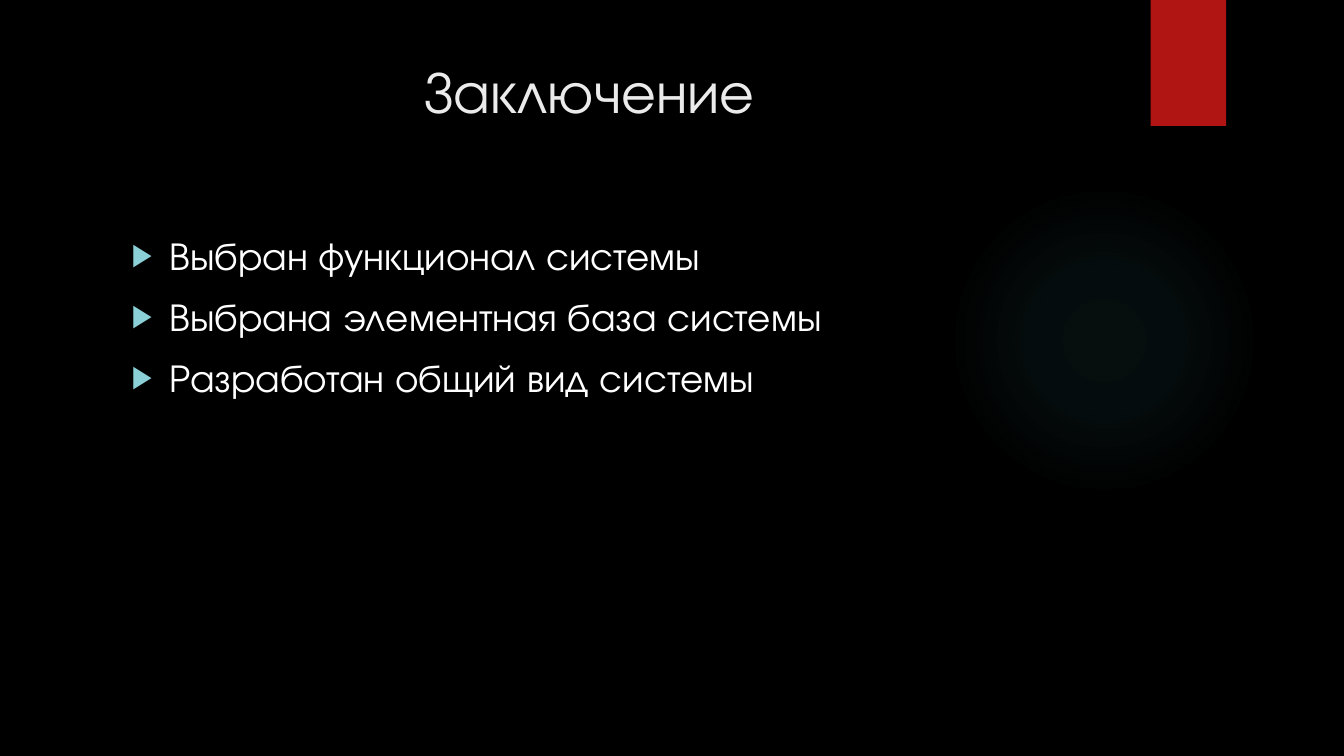
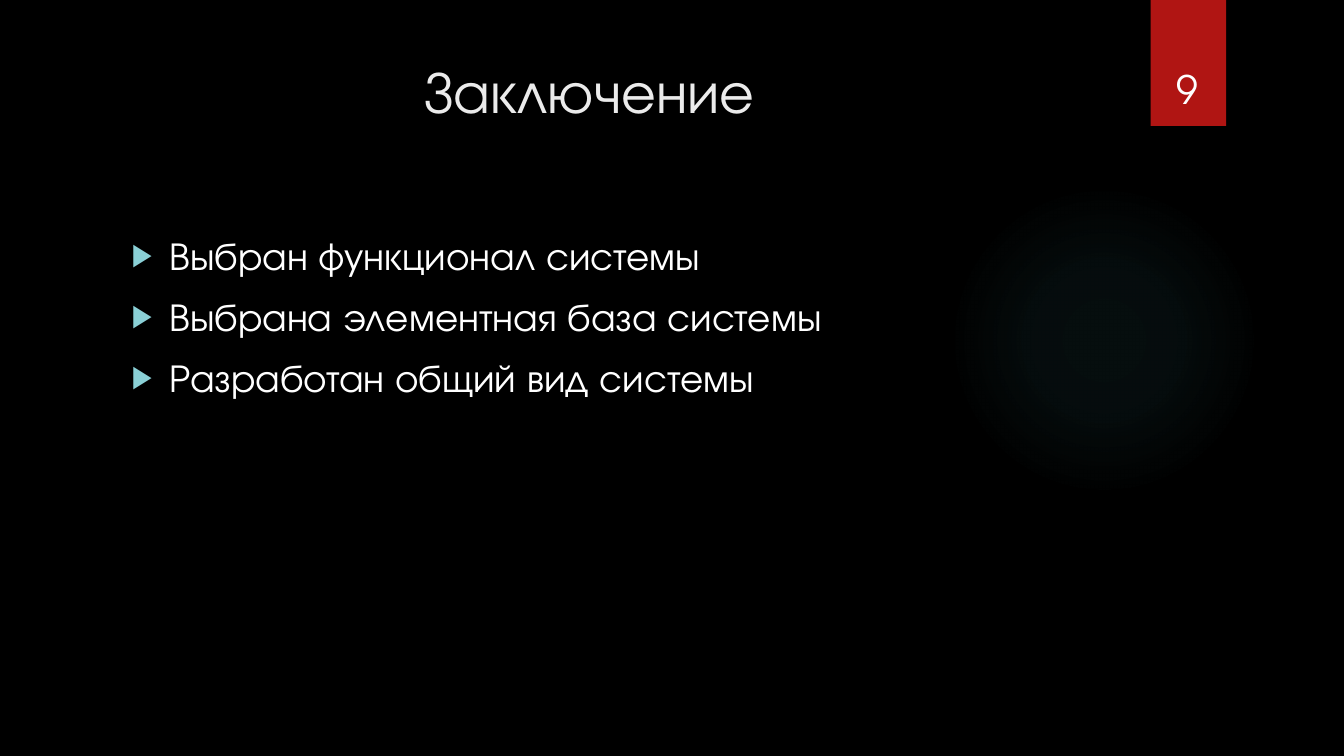
Before and after one commit to VitSaf/NIR, a slide deck: slide 9 of Презентация Microsoft PowerPoint.pptx (slide 8 before the commit). Drawn at 1344x756 pixels with LibreOffice and Linux fonts; fonts in the diff are those of the drawing; background and template pictures are left out. Boxes give left, top, right and bottom in pixels: in the first picture for what was removed or moved away, otherwise in the second. Text is boxed around its words. In the diff, an @@ line names an element or a change of style, - is before the commit and + after.

```diff
--- a/Презентация Microsoft PowerPoint.pptx
+++ b/Презентация Microsoft PowerPoint.pptx
@@ page number added at box(1177, 74, 1199, 104), 28 pt, text #FFFFFF @@
+9
```
Also in this commit, not shown: 6 other slides changed, 2 slides added, 2 other files.
